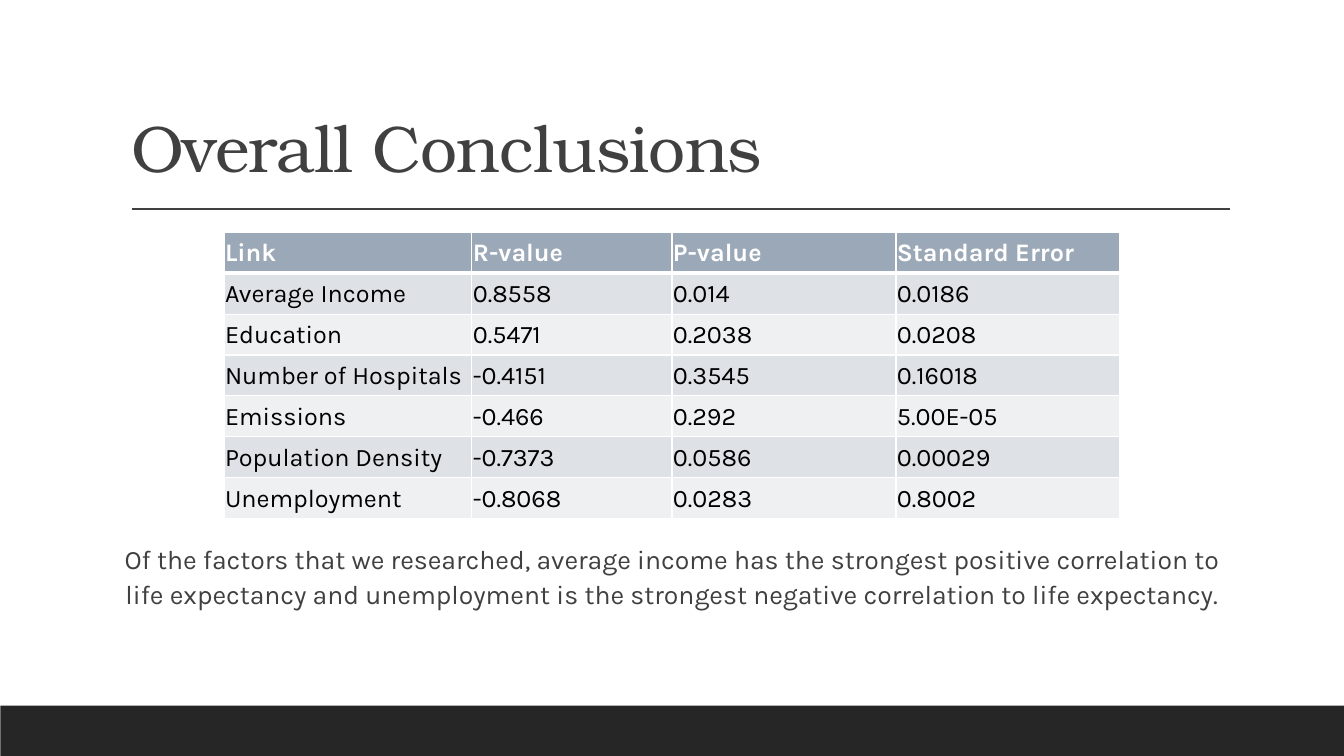
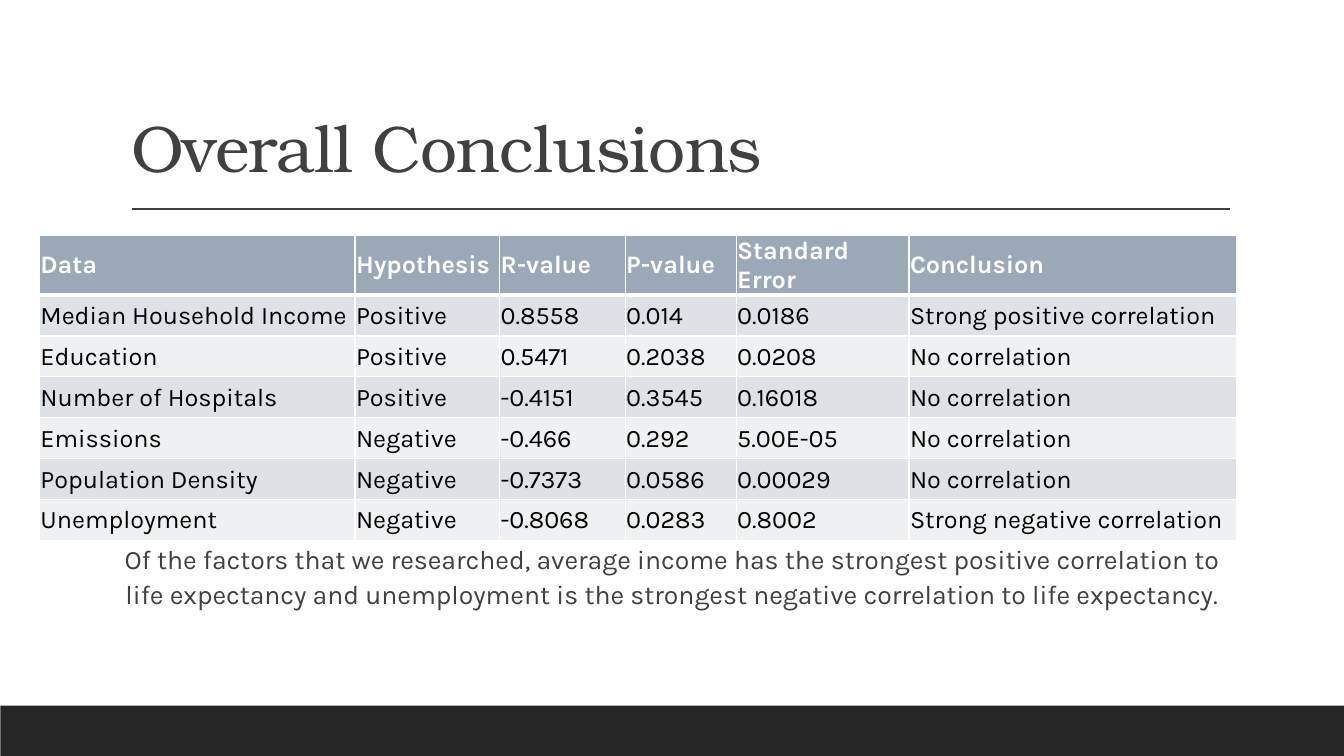
Before and after one commit to alyndaher/Working_Title, a slide deck: slide 12 of Life_Expectancy.pptx. Drawn at 1344x756 pixels with LibreOffice and Linux fonts; fonts in the diff are those of the drawing. Boxes give left, top, right and bottom in pixels: in the first picture for what was removed or moved away, otherwise in the second. Text is boxed around its words. In the diff, an @@ line names an element or a change of style, - is before the commit and + after.

Commit message:
final update

```diff
--- a/Life_Expectancy.pptx
+++ b/Life_Expectancy.pptx
@@ table at bbox=[39, 235, 1237, 538] @@
-column 1: Link | Average Income | Education | Number of Hospitals | Emissions | Population Density | Unemployment
+column 1: Data | Median Household Income | Education | Number of Hospitals | Emissions | Population Density | Unemployment
+column 2: Hypothesis | Positive | Positive | Positive | Negative | Negative | Negative
+column 6: Conclusion | Strong positive correlation | No correlation | No correlation | No correlation | No correlation | Strong negative correlation
@@ table: place and size @@
-table at bbox=[224, 233, 1120, 519]
+table at bbox=[39, 235, 1237, 538]
```
Also in this commit, not shown: 1 other slide changed, 2 slides added, 3 slides removed.
